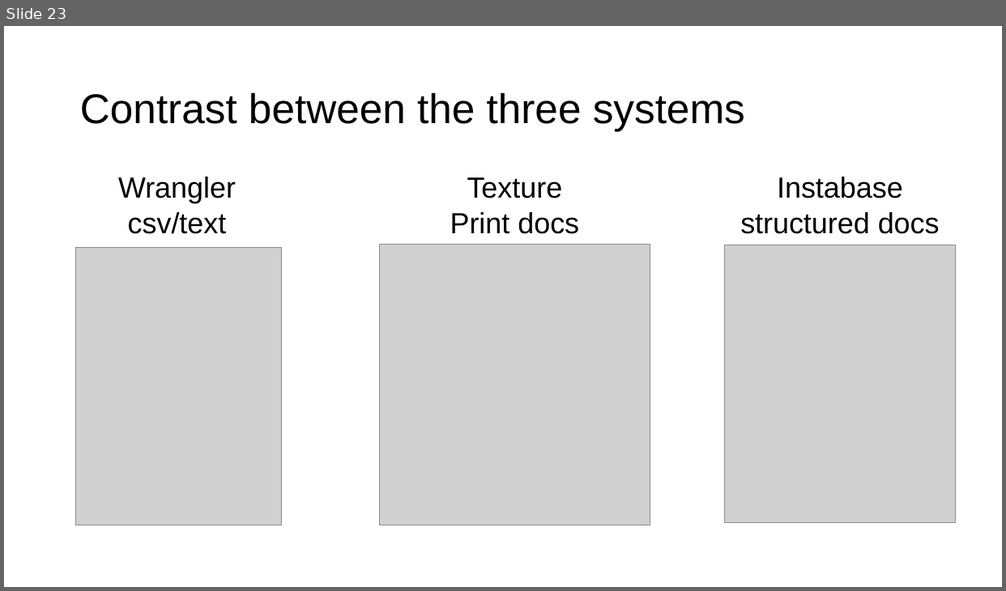
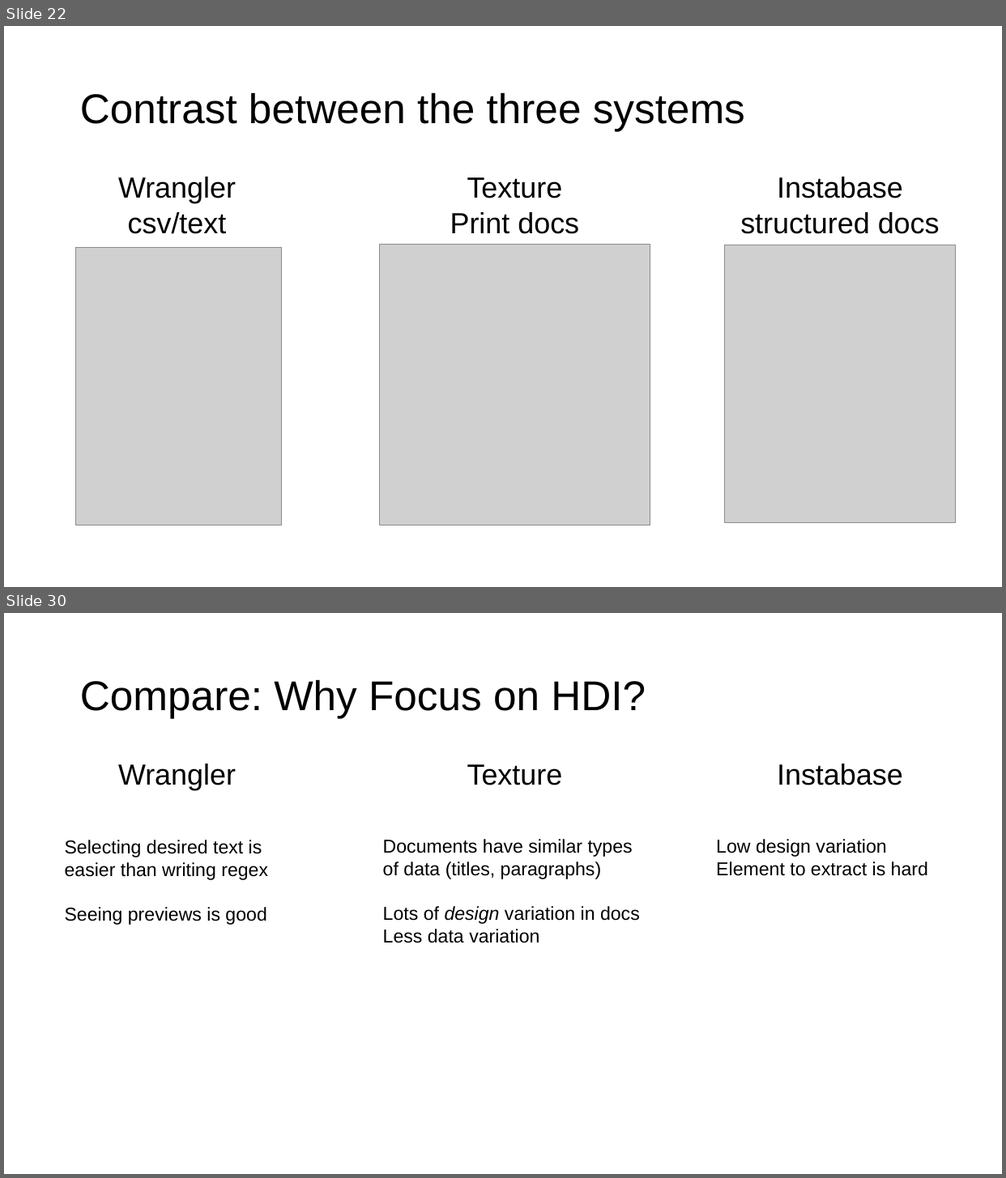
Before and after one commit to columbiaviz/columbiaviz.github.io, a slide deck: 2020s_w6998/lecs/11_text.pptx. Shown one above the other, each under a label of ours: slide 23 before the commit, slides 22 and 30 after it; the slides between them are not shown. The pictures are 1006x591 and 1006x1178 pixels, drawn with LibreOffice and Linux fonts; fonts in the diff are those of the drawing; grey boxes stand for pictures. Boxes give left, top, right and bottom in pixels: in the first picture for what was removed or moved away, otherwise in the second. Text is boxed around its words. In the diff, an @@ line names an element or a change of style, - is before the commit and + after.

```diff
--- a/2020s_w6998/lecs/11_text.pptx
+++ b/2020s_w6998/lecs/11_text.pptx
@@ slide 30 added at [4, 613, 1002, 1174], background #FFFFFF @@
@@ title added at [80, 679, 646, 718], 40 pt, text #000000 @@
+Compare: Why Focus on HDI?
@@ text added at [118, 764, 236, 790], 28 pt, text #000000 @@
+Wrangler
@@ text added at [467, 764, 563, 786], 28 pt, text #000000 @@
+Texture
@@ text added at [777, 764, 903, 786], 28 pt, text #000000 @@
+Instabase
@@ text added at [65, 840, 268, 925], 18 pt, text #000000 @@
+Selecting desired text is easier than writing regex
+Seeing previews is good
@@ text added at [383, 839, 640, 943], 18 pt, text #000000 @@
+Documents have similar types of data (titles, paragraphs)
+Lots of design variation in docs
+Less data variation
@@ text added at [716, 839, 928, 876], 18 pt, text #000000 @@
+Low design variation
+Element to extract is hard
@@ what was slide 23 is now slide 22 @@
```
Also in this commit, not shown: 2 slides changed, 6 other slides added, 3 slides removed.
